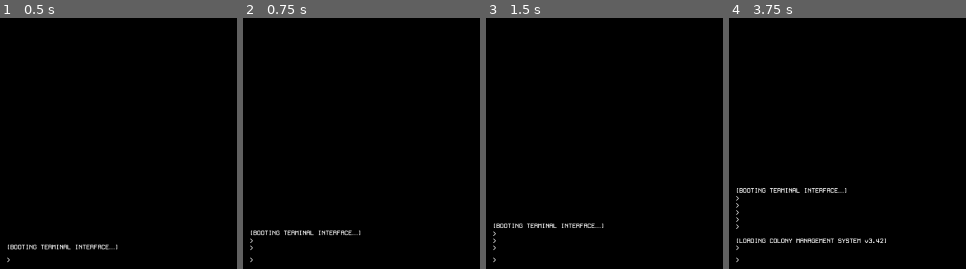
Above: before the commit, frames 1-4 (left to right).
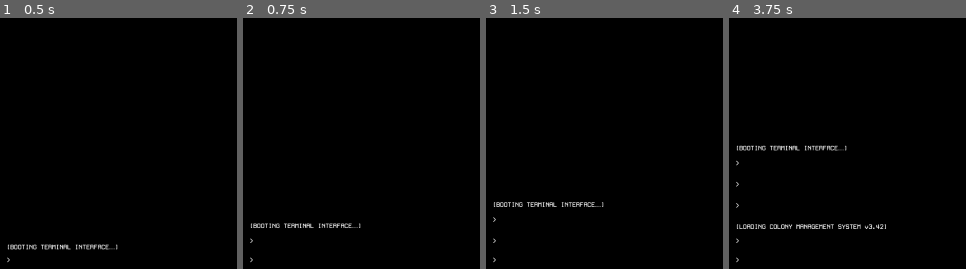
Above: after the commit, the same moments.

Repository: bsuster/Outpost-Equilibrium
Game: Godot game, scene res://scenes/levels/main_scene.tscn
Two runs of this game, one before a commit and one after it. Both use one fixed random seed, a clock stepped at 60 frames per second and the inputs below. Sound files missing from this copy of the repository are replaced by a short silence.
Inputs:
- Up to frame 1 (0.5 s): no input
- Up to frame 2 (0.75 s): tap Enter (submit_input) at 0.5 s; hold Enter (submit_input) from 0.53 s (still down)
- Up to frame 3 (1.5 s): tap Space at 1.25 s; release Enter (submit_input) at 1.28 s; tap Enter (submit_input) at 1.35 s
- Up to frame 4 (3.75 s): tap Enter (submit_input) at 2, 2.85 s; hold Enter (submit_input) 2.03-2.78 s; tap Space at 3.5 s; hold Enter (submit_input) from 3.53 s (still down)

Frame 1 is identical in both runs. In frame 2, 1.3% of the frame differs, in the area x 2-50%, y 81-93%; in frame 3, 1.3%; in frame 4, 3.0%, in the area x 2-67%, y 50-93%.

Commit message:
Add status screen and lots else

Diff:
--- a/data/data.json
+++ b/data/data.json
@@ -1,5 +1,35 @@
 {
 	"commands": {
+		"status": {
+			"description": "Displays the current status of all primary systems and environmental conditions.",
+			"success_text": [
+				"Colony system status report generated."
+			],
+			"failure_text": [
+				"Unable to retrieve system status. Core telemetry offline."
+			],
+			"effects": {},
+			"condition": null,
+		},
+		"next": {
+			"description": "Advances time by one day. All systems consume resources based on base depletion rates and environmental effects.",
+			"success_text": [
+				"Day advanced. Systems report nominal.",
+				"Another day passes in silence.",
+				"Time moves forward, whether you're ready or not..."
+			],
+			"failure_text": [
+				"Time cannot progress until all critical systems are stabilized.",
+				"Warning: A system failure is imminent. Day cannot advance safely."
+			],
+			"effects": {
+				"power": -15,
+				"oxygen": -10,
+				"food": -5,
+				"day": 1
+			},
+			"condition": "can_advance_day"
+		},
 		"stabilize_air": {
 			"description": "Purges toxins and recycles breathable air to maintain colony atmosphere.",
 			"success_text": [
@@ -48,19 +78,19 @@
 			"success_text": [
 				"Are you sure you wish to abandon your post?\n[color=red][YES][/color] or [color=green][NO][/color]"
 			],
-			"condition": "",
+			"condition": null,
 		},
 		"yes": {
 			"success_text": [
 				""
 			],
-			"condition": "",
+			"condition": null,
 		},
 		"no": {
 			"success_text": [
 				""
 			],
-			"condition": "",
+			"condition": null,
 		},
 		"help": {
 			"success_text": [
@@ -99,7 +129,7 @@
 
 --------------------------------------------------------------------------"
 			],
-			"condition": "",
+			"condition": null,
 		}
 	},
 	"events": {
--- a/scenes/characters/terminal.gd
+++ b/scenes/characters/terminal.gd
@@ -39,7 +39,7 @@
 	terminal_input.clear()
 
 	var command_arr = command.split(" ")
-	var command_text = "> " + command
+	var command_text = "\n> " + command + "\n"
 	print_terminal_output(command_text)
 	await printing_done
 
@@ -47,6 +47,8 @@
 	if command_output == "":
 		return
 
+	if is_printing:
+		await printing_done
 	print_terminal_output(command_output)
 
 func print_terminal_output(output: String) -> void:
--- a/scenes/levels/main_scene.gd
+++ b/scenes/levels/main_scene.gd
@@ -5,14 +5,13 @@
 @onready var terminal: Terminal = $Terminal
 @onready var background_player: AudioStreamPlayer2D = $BackgroundPlayer
 
-var current_day: int = 0
-var current_event: Event = null
 
 func _ready() -> void:
+	SystemManager.day_updated.connect(_next_day)
 	background_player.play()
 
 
-func _play_next() -> void:
+func _play_next_song() -> void:
 	var next_song = background_player.stream
 	while next_song == background_player.stream:
 		next_song = background_songs.pick_random()
@@ -22,21 +21,19 @@
 
 
 func _on_background_player_finished() -> void:
-	_play_next()
+	_play_next_song()
 
 func _next_day() -> void:
-	terminal.disable_input()
-	current_day += 1
-	randomize()
-	var has_event: bool = randi_range(4, 4) == 1
-	current_event = EventManager.get_random_event() if has_event else null
-
-
-	var day_string = "Day: %s" % [current_day]
+	await get_tree().create_timer(1).timeout
+	#terminal.disable_input()
+	if terminal.is_printing:
+		await terminal.printing_done
+	var day_string = "\nDay: %s" % [SystemManager.day]
 	terminal.print_terminal_output(day_string)
 	await terminal.printing_done
-	terminal.enable_input()
-
+	terminal.print_terminal_output(CommandManager.run_status_command())
+	await terminal.printing_done
+	#terminal.enable_input()
 
 func _on_intro_done():
 	_next_day()
--- a/scenes/misc/command.gd
+++ b/scenes/misc/command.gd
@@ -7,28 +7,23 @@
 var effects := {}
 var success_text := [] # Array of success messages
 var failure_text := [] # Array of fail messages
-var condition_func: Callable # Optional function reference to check usage
+var condition: Callable # Optional function reference to check usage
 
 func _init(t: String, command_dict: Dictionary):
 	title = t
-	if command_dict.has("description"):
-		description = command_dict.description
-	if command_dict.has("effects"):
-		effects = command_dict.effects
-	if command_dict.has("success_text"):
-		success_text = command_dict.success_text
-	if command_dict.has("failure_text"):
-		failure_text = command_dict.failure_text
-	if command_dict.has("condition"):
-		condition_func = ConditionManager.get_callable_by_name(command_dict.condition)
+	for prop in command_dict:
+		set(prop, command_dict[prop])
+	if command_dict.has("condition") and command_dict.condition != null:
+		condition = ConditionManager.get_callable_by_name(command_dict.condition)
 
 func can_run() -> bool:
-	return condition_func.is_null() or condition_func.call()
+	return condition.is_null() or condition.call()
 
 func run() -> String:
 	if not effects.is_empty():
 		for effect in effects:
 			SystemManager.apply_effect(effect, effects[effect])
+		SystemManager.toggle_can_advance_day()
 
 	return get_success_text()
 
--- a/scenes/misc/introduction.gd
+++ b/scenes/misc/introduction.gd
@@ -64,12 +64,15 @@
 		terminal.print_terminal_output(line)
 		await terminal.printing_done
 		if is_intro_canceled:
-			intro_done.emit()
-			queue_free.call_deferred()
+			finish_intro()
 			return
 		timer.start(2)
 		await timer.timeout
 
+	finish_intro()
+
+func finish_intro():
+	terminal.enable_input()
 	intro_done.emit()
 	queue_free.call_deferred()
 
--- a/singletons/command_manager.gd
+++ b/singletons/command_manager.gd
@@ -1,5 +1,6 @@
 extends Node
 
+signal command_completed
 
 var commands: Dictionary
 var commands2: Dictionary
@@ -25,6 +26,9 @@
 		return ""
 	var command: Command = commands2[command_title]
 
+	if command_title == "status":
+		return run_status_command()
+
 	if command.can_run():
 		if previous_command == "exit":
 			if command_title == "yes":
@@ -39,25 +43,15 @@
 	previous_command = command_title
 	return command.get_failure_text()
 
-#func exec_command(command) -> String:
-	#var command_dict = commands[command]
-	#if previous_command == "exit":
-		#if command == "yes":
-			#get_tree().quit()
-		#elif command == "no":
-			#previous_command = ""
-			#return ""
-		#else:
-			#return ""
-	#if not command_dict.has_all(["success_text", "failure_text", "effects"]):
-		#previous_command = command
-		#return command_dict["success_text"][0]
-
-	#randomize()
-	#var is_success = randi_range(0,10) <= 7
-	#if is_success:
-		#previous_command = command
-		#return command_dict["success_text"].pick_random()
-	#
-	#previous_command = command
-	#return command_dict["failure_text"].pick_random()
+func run_status_command() -> String:
+	var status_text: String= ""
+	status_text += "\n==============================\n"
+	status_text += " OUTPOST SYSTEM STATUS REPORT "
+	status_text += "\n==============================\n\n"
+	for resource in ["power", "oxygen", "food"]:
+		var value = SystemManager.get(resource)
+		var label = resource.to_upper() + ""
+		#var warning = get_status_warning(value)
+		status_text += label + ": " + str(value) + "%\n"# + warning
+	status_text += "\n==============================\n"
+	return status_text
--- a/singletons/condition_manager.gd
+++ b/singletons/condition_manager.gd
@@ -1,7 +1,12 @@
 extends Node
 
+func get_callable_by_name(callable_name: String) -> Callable:
+	if has_method(callable_name):
+		return Callable(self, callable_name)
+	return Callable()
+
 func has_min_power_10() -> bool:
-	return SystemManager.power >= 10
+	return SystemManager.power >= 10 and not SystemManager.can_advance_day
 
 func no_dust_storm():
 	for event in EventManager.active_events:
@@ -10,9 +15,7 @@
 	return true
 
 func has_min_air_5():
-	return SystemManager.oxygen >= 5
+	return SystemManager.oxygen >= 5 and not SystemManager.can_advance_day
 
-func get_callable_by_name(callable_name: String) -> Callable:
-	if has_method(callable_name):
-		return Callable(self, callable_name)
-	return Callable()
+func can_advance_day():
+	return SystemManager.can_advance_day
--- a/singletons/system_manager.gd
+++ b/singletons/system_manager.gd
@@ -1,9 +1,20 @@
 extends Node
+
+signal day_updated
 
 var oxygen: int = 100
 var food: int = 100
-var power: int = 0
+var power: int = 100
+var day: int = 1:
+	set(new_value):
+		day = new_value
+		day_updated.emit()
+
+var can_advance_day: bool = false
 
 func apply_effect(effect_name: String, value) -> void:
 	var new_value = get(effect_name) + value
 	set(effect_name, new_value)
+
+func toggle_can_advance_day():
+	can_advance_day = not can_advance_day
